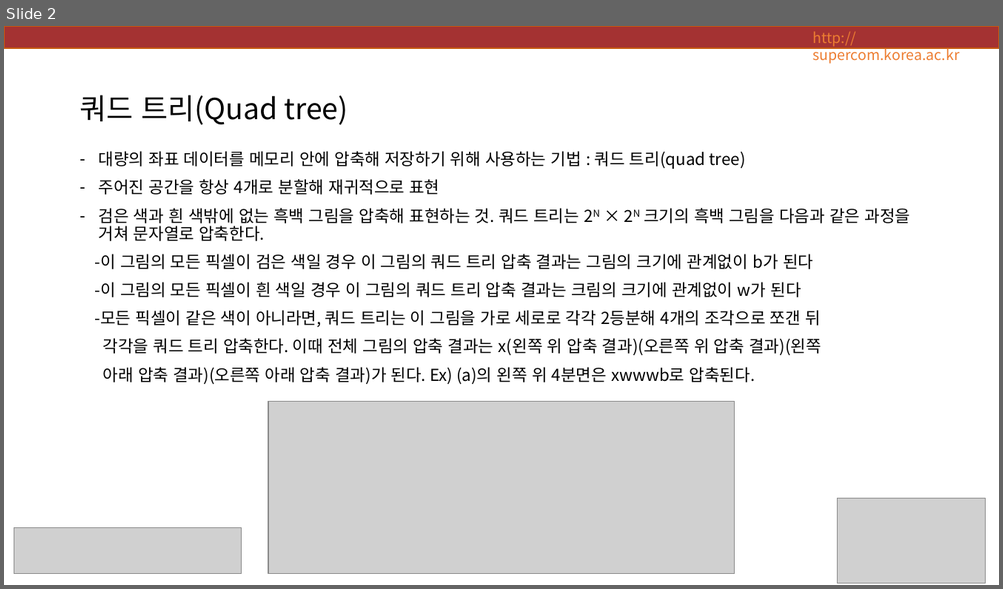
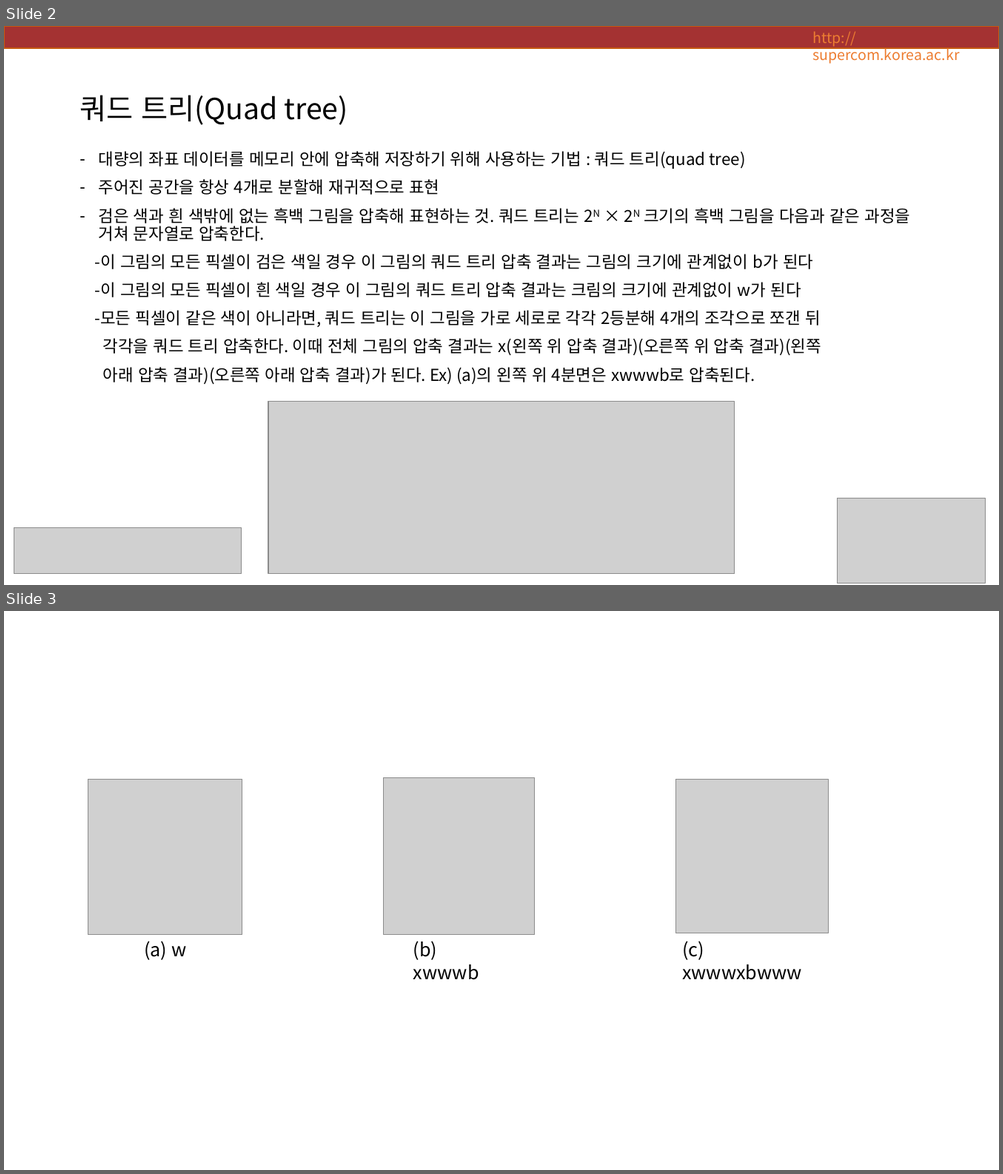
Before and after one commit to mystous/DSLab_Algo_Seminar, a slide deck: 001. 세미나 자료/02. 2차시/2014-07-22김혜민 쿼드트리.pptx. Shown one above the other, each under a label of ours: slide 2 before the commit, slides 2 and 3 after it. The pictures are 1003x589 and 1003x1174 pixels, drawn with LibreOffice and Linux fonts; fonts in the diff are those of the drawing; grey boxes stand for pictures. Boxes give left, top, right and bottom in pixels: in the first picture for what was removed or moved away, otherwise in the second. Text is boxed around its words. In the diff, an @@ line names an element or a change of style, - is before the commit and + after.

Commit message:
쿼드트리 예제추가 버전
쿼드트리 예제추가 버전

```diff
--- a/001. 세미나 자료/02. 2차시/2014-07-22김혜민 쿼드트리.pptx
+++ b/001. 세미나 자료/02. 2차시/2014-07-22김혜민 쿼드트리.pptx
@@ slide 3 added at <box>4,611,999,1170</box>, background #FFFFFF @@
@@ picture added at <box>88,780,242,935</box> @@
@@ picture added at <box>384,778,535,935</box> @@
@@ picture added at <box>675,780,828,934</box> @@
@@ text added at <box>144,941,186,960</box>, 18 pt, text #000000 @@
+(a) w
@@ text added at <box>413,941,479,980</box>, 18 pt, text #000000 @@
+(b) xwwwb
@@ text added at <box>682,941,802,980</box>, 18 pt, text #000000 @@
+(c) xwwwxbwww
```
